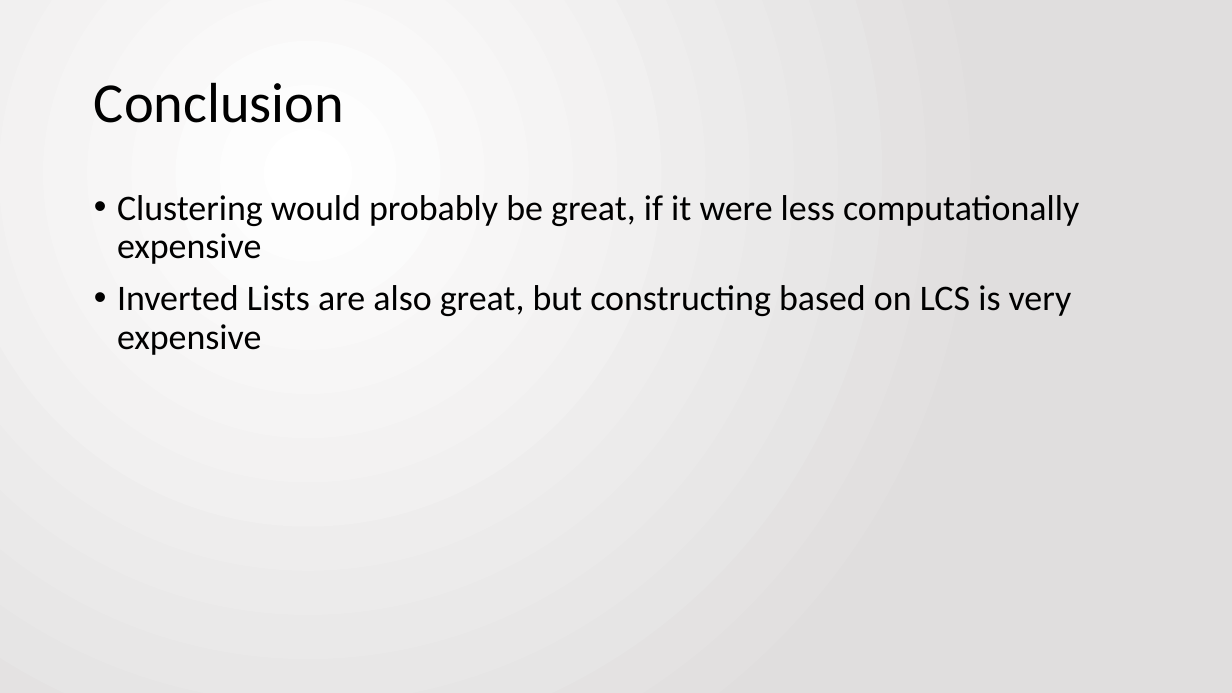
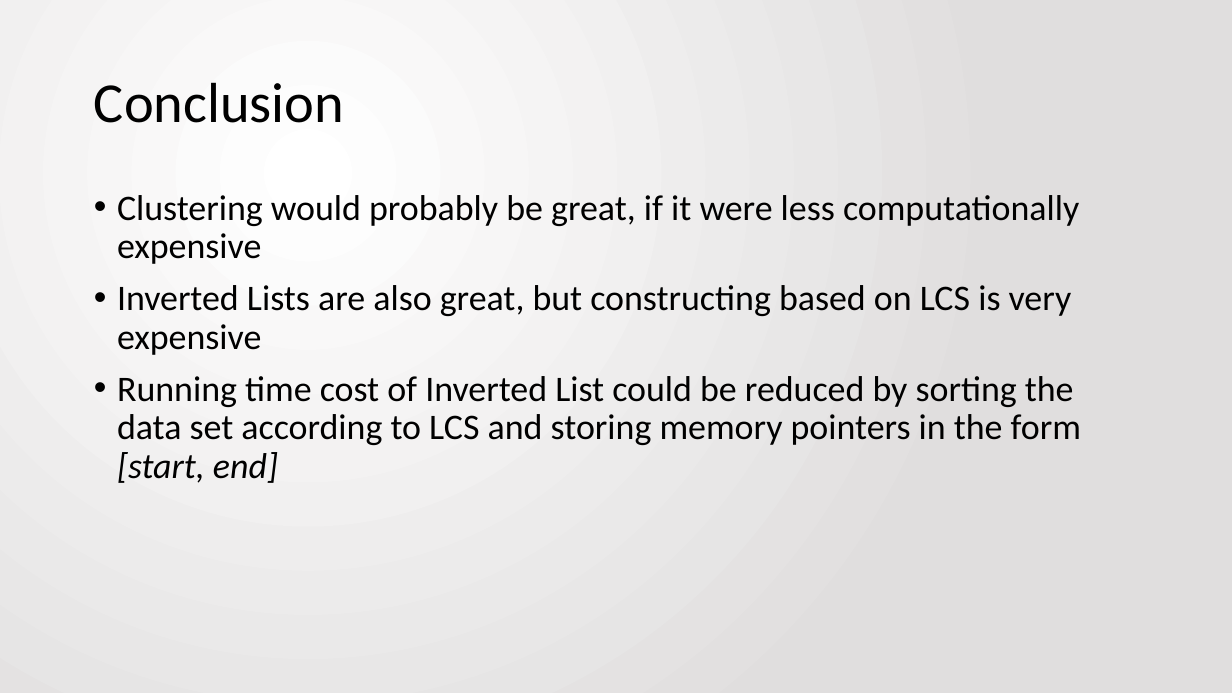
Before and after one commit to jbfitz/EECS405, a slide deck: slide 21 of Final Paper/presentation.pptx (slide 19 before the commit). Drawn at 1232x693 pixels with LibreOffice and Linux fonts; fonts in the diff are those of the drawing. Boxes give left, top, right and bottom in pixels: in the first picture for what was removed or moved away, otherwise in the second. Text is boxed around its words. In the diff, an @@ line names an element or a change of style, - is before the commit and + after.

```diff
--- a/Final Paper/presentation.pptx
+++ b/Final Paper/presentation.pptx
@@ text at <box>117,376,1081,483</box>: paragraph added @@
+• Running time cost of Inverted List could be reduced by sorting the data set according to LCS and storing memory pointers in the form [start, end]
```
Also in this commit, not shown: 3 other slides changed, 6 slides added, 4 slides removed.
